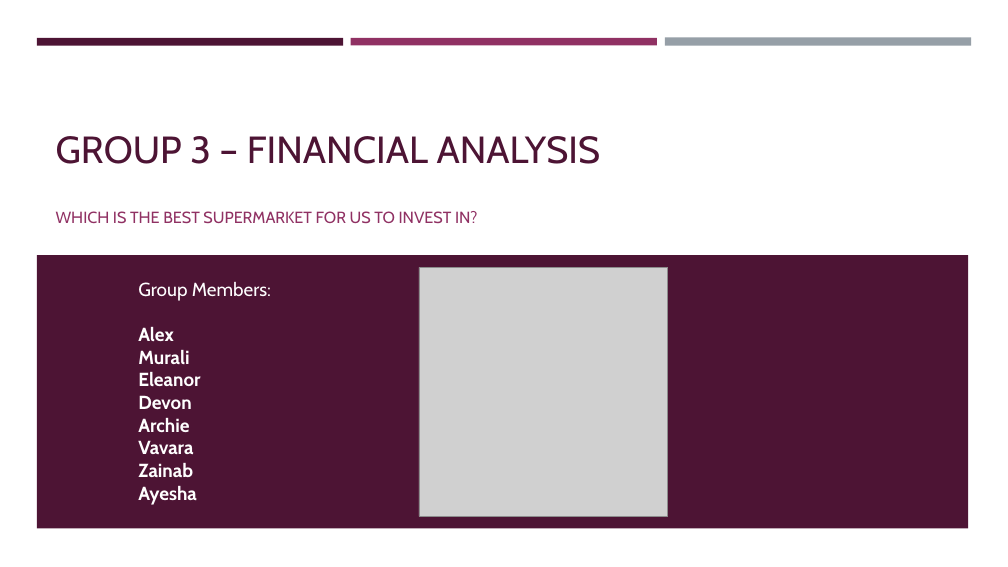
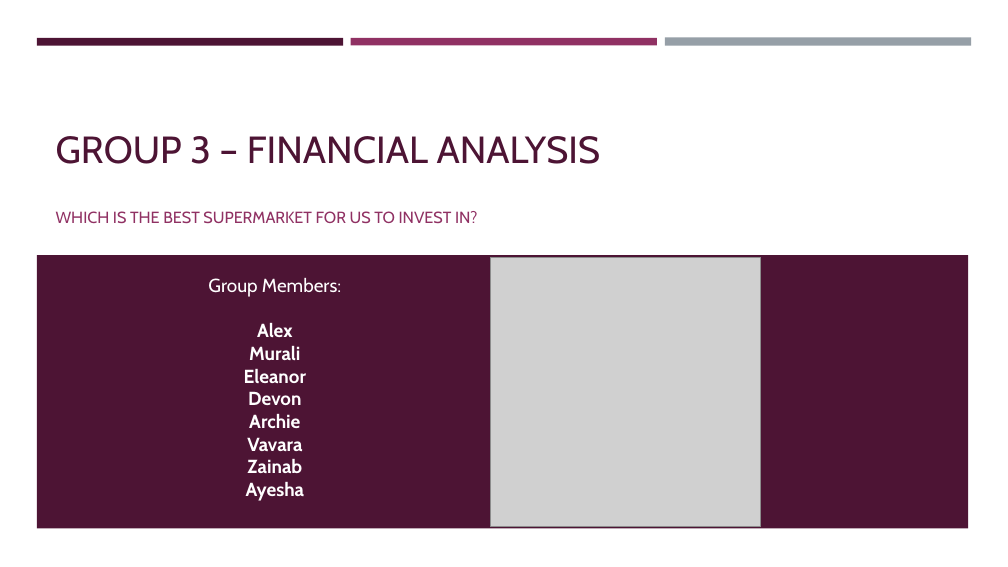
Before and after one commit to drchid1/Team-Project-Group-3---Finance-, a slide deck: slide 1 of presentation/Group 3 – FINANCIAL ANALYSIS.pptx. Drawn at 1008x567 pixels with LibreOffice and Linux fonts; fonts in the diff are those of the drawing; grey boxes stand for pictures. Boxes give left, top, right and bottom in pixels: in the first picture for what was removed or moved away, otherwise in the second. Text is boxed around its words. In the diff, an @@ line names an element or a change of style, - is before the commit and + after.

```diff
--- a/presentation/Group 3 – FINANCIAL ANALYSIS.pptx
+++ b/presentation/Group 3 – FINANCIAL ANALYSIS.pptx
@@ picture: place and size @@
-picture at <box>419,268,668,516</box>
+picture at <box>491,257,761,527</box>
@@ text "Group Members:": place and size @@
-text "Group Members:" at <box>138,282,271,505</box>
+text "Group Members:" at <box>208,278,341,501</box>
@@ text "Group Members:" at <box>208,278,341,501</box>: alignment left to centre @@
```
Also in this commit, not shown: 4 other slides changed, 2 slides added, 1 slide removed.
